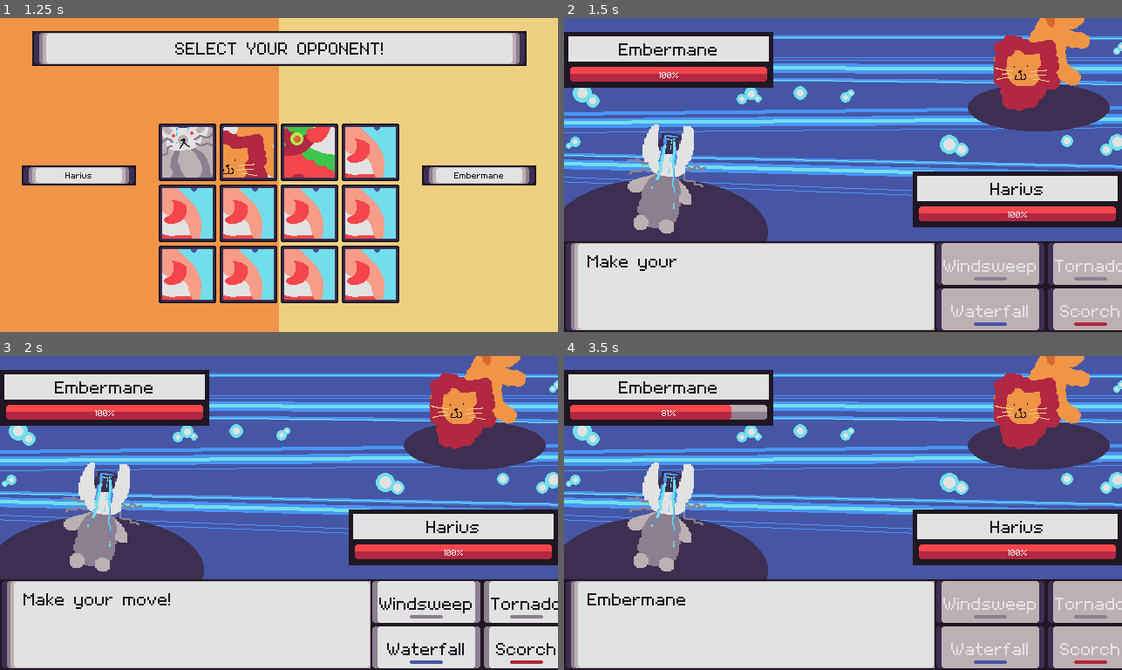
Above: before the commit, frames 1-4 (two rows, left to right).
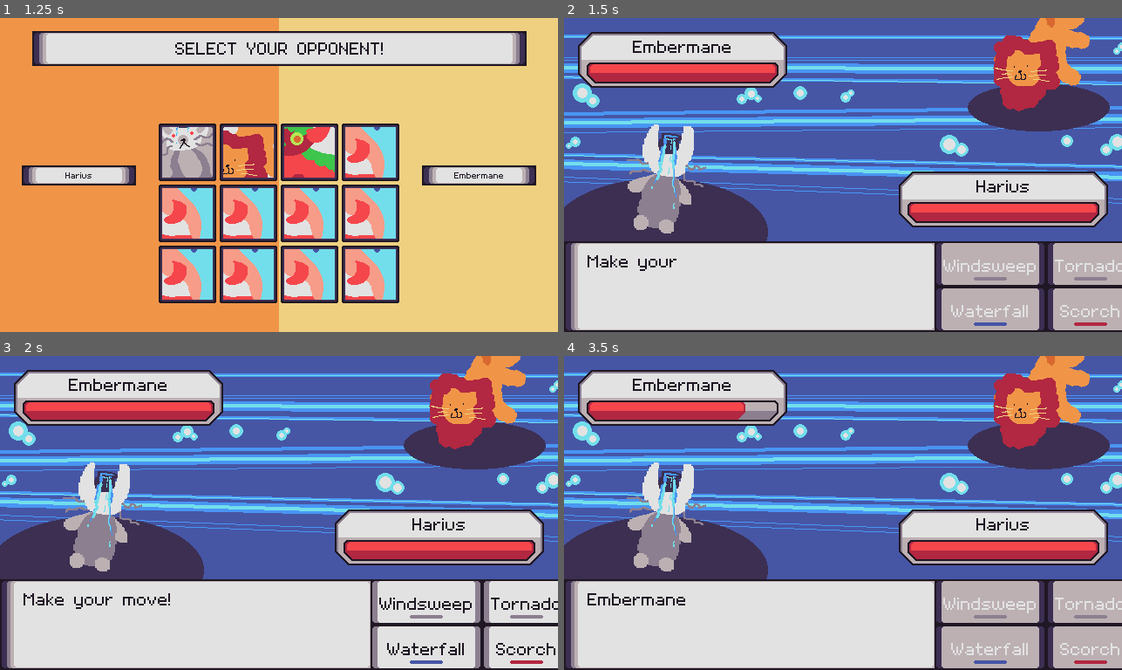
Above: after the commit, the same moments.

Repository: jadicodes/zodiac-battler
Game: Godot game, scene res://monster_select/monster_select.tscn
Same seed, same stepped clock (60 frames per second), same inputs: the game is played once before the commit and once after it. The engine's default icon, where the game draws it, is replaced by a stand-in: a white triangle on a blue panel in a dark square.
Inputs (mouse positions are in pixels of both pictures, inside the frame that each line leads up to):
- Up to frame 1 (1.25 s): click (189, 153) at 0.5 s
- Up to frame 2 (1.5 s): click (815, 153) at 1.25 s
- Up to frame 3 (2 s): no input
- Up to frame 4 (3.5 s): click "Windsweep" at 2 s; move the mouse to (965, 497) at 2.77 s; tap Space (advance_text) at 2.85 s

Frame 1 is identical in both runs. In frame 2, 5.3% of the frame differs, in the area x 0-100%, y 4-67%; in frame 3, 5.3%; in frame 4, 5.4%.

Commit message:
Improve player info UI

Diff:
--- a/project/battle_arena/battle_arena.tscn
+++ b/project/battle_arena/battle_arena.tscn
@@ -37,7 +37,9 @@
 [node name="OpponentPlayerInfo" parent="VBoxContainer/Control" instance=ExtResource("7_uvb1j")]
 unique_name_in_owner = true
 layout_mode = 1
+offset_left = 16.0
 offset_top = 16.0
+offset_right = 256.0
 offset_bottom = 80.0
 size_flags_horizontal = 0
 
@@ -49,9 +51,9 @@
 anchor_top = 1.0
 anchor_right = 1.0
 anchor_bottom = 1.0
-offset_left = -240.0
+offset_left = -256.0
 offset_top = -80.0
-offset_right = 0.0
+offset_right = -16.0
 offset_bottom = -16.0
 grow_horizontal = 0
 grow_vertical = 0
--- a/project/battle_arena/health_bar.tscn
+++ b/project/battle_arena/health_bar.tscn
@@ -3,9 +3,9 @@
 [ext_resource type="Script" uid="uid://chnj814rebwya" path="res://battle_arena/health_bar.gd" id="1_btyba"]
 
 [node name="HealthBar" type="ProgressBar"]
-custom_minimum_size = Vector2(0, 24)
+custom_minimum_size = Vector2(0, 20)
 offset_right = 414.0
-offset_bottom = 29.0
+offset_bottom = 20.0
 value = 39.09
 show_percentage = false
 script = ExtResource("1_btyba")
--- a/project/battle_arena/player_info/player_info.tscn
+++ b/project/battle_arena/player_info/player_info.tscn
@@ -1,13 +1,17 @@
 [gd_scene load_steps=5 format=3 uid="uid://pw78k5es24iv"]
 
 [ext_resource type="Script" uid="uid://8xj0u1kfd7v5" path="res://battle_arena/player_info/player_info.gd" id="1_ynlxm"]
+[ext_resource type="Texture2D" uid="uid://u628dv3vjdij" path="res://ui/info_background.png" id="2_6s1yr"]
 [ext_resource type="PackedScene" uid="uid://bi5q4u2esn6us" path="res://battle_arena/health_bar.tscn" id="2_lem0m"]
 
-[sub_resource type="StyleBoxFlat" id="StyleBoxFlat_k54w4"]
-bg_color = Color(0.12156863, 0.09019608, 0.13725491, 1)
-
-[sub_resource type="StyleBoxFlat" id="StyleBoxFlat_i44ap"]
-bg_color = Color(0.8862745, 0.8862745, 0.8862745, 1)
+[sub_resource type="StyleBoxTexture" id="StyleBoxTexture_7ldi1"]
+texture = ExtResource("2_6s1yr")
+texture_margin_left = 20.0
+texture_margin_top = 20.0
+texture_margin_right = 20.0
+texture_margin_bottom = 20.0
+axis_stretch_horizontal = 2
+region_rect = Rect2(0, 0, 48, 48)
 
 [node name="PlayerInfo" type="Control"]
 custom_minimum_size = Vector2(240, 64)
@@ -24,45 +28,34 @@
 anchor_bottom = 1.0
 grow_horizontal = 2
 grow_vertical = 2
-theme_override_styles/panel = SubResource("StyleBoxFlat_k54w4")
+theme_override_styles/panel = SubResource("StyleBoxTexture_7ldi1")
 
-[node name="MarginContainer" type="MarginContainer" parent="OpponentInfo"]
+[node name="VBoxContainer" type="VBoxContainer" parent="OpponentInfo"]
 layout_mode = 1
 anchors_preset = 15
 anchor_right = 1.0
 anchor_bottom = 1.0
 grow_horizontal = 2
 grow_vertical = 2
-theme_override_constants/margin_left = 5
-theme_override_constants/margin_top = 5
-theme_override_constants/margin_right = 5
-theme_override_constants/margin_bottom = 5
 
-[node name="VBoxContainer" type="VBoxContainer" parent="OpponentInfo/MarginContainer"]
-layout_mode = 2
-
-[node name="Panel" type="Panel" parent="OpponentInfo/MarginContainer/VBoxContainer"]
+[node name="NameLabel" type="Label" parent="OpponentInfo/VBoxContainer"]
+unique_name_in_owner = true
+custom_minimum_size = Vector2(0, 24)
 layout_mode = 2
 size_flags_vertical = 3
-theme_override_styles/panel = SubResource("StyleBoxFlat_i44ap")
-
-[node name="NameLabel" type="Label" parent="OpponentInfo/MarginContainer/VBoxContainer/Panel"]
-unique_name_in_owner = true
-custom_minimum_size = Vector2(0, 24)
-layout_mode = 1
-anchors_preset = 15
-anchor_right = 1.0
-anchor_bottom = 1.0
-grow_horizontal = 2
-grow_vertical = 2
 theme_override_colors/font_color = Color(0.12156863, 0.09019608, 0.13725491, 1)
 theme_override_font_sizes/font_size = 32
 text = "Opponent"
 horizontal_alignment = 1
+vertical_alignment = 1
 
-[node name="HealthBar" parent="OpponentInfo/MarginContainer/VBoxContainer" instance=ExtResource("2_lem0m")]
+[node name="MarginContainer" type="MarginContainer" parent="OpponentInfo/VBoxContainer"]
+layout_mode = 2
+theme_override_constants/margin_left = 10
+theme_override_constants/margin_right = 10
+theme_override_constants/margin_bottom = 5
+
+[node name="HealthBar" parent="OpponentInfo/VBoxContainer/MarginContainer" instance=ExtResource("2_lem0m")]
 unique_name_in_owner = true
-custom_minimum_size = Vector2(0, 20)
 layout_mode = 2
 value = 100.0
-show_percentage = true
--- a/project/ui/theme.tres
+++ b/project/ui/theme.tres
@@ -27,17 +27,17 @@
 
 [sub_resource type="StyleBoxTexture" id="StyleBoxTexture_3fgq6"]
 texture = ExtResource("4_7any1")
-texture_margin_left = 4.0
-texture_margin_top = 4.0
-texture_margin_right = 4.0
-texture_margin_bottom = 4.0
+texture_margin_left = 12.0
+texture_margin_top = 12.0
+texture_margin_right = 12.0
+texture_margin_bottom = 12.0
 
 [sub_resource type="StyleBoxTexture" id="StyleBoxTexture_7any1"]
 texture = ExtResource("4_iqtc0")
-texture_margin_left = 4.0
-texture_margin_top = 4.0
-texture_margin_right = 4.0
-texture_margin_bottom = 4.0
+texture_margin_left = 12.0
+texture_margin_top = 12.0
+texture_margin_right = 12.0
+texture_margin_bottom = 12.0
 
 [resource]
 Button/colors/font_color = Color(0.12156863, 0.09019608, 0.13725491, 1)
Binary file changed: project/ui/health_bar_empty.png
Binary file changed: project/ui/health_bar_full.png
Binary file added: project/ui/info_background.png
Not shown, added: project/ui/info_background.png.import
